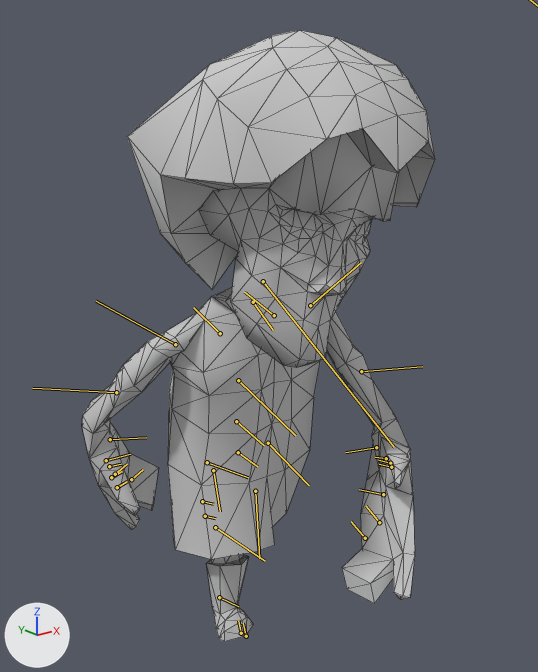
Renders of the FBX model Assets/ZombieRunner/Assets/Characters/human_professor_full.FBX from each side of a commit.
The view is the same before and after, from a camera (50 mm lens) standing at (-0.0394, -0.0555, 0.053) and looking at (0.0017, -0.0042, 0.0324). Every picture has the same lights, and +X, +Y and +Z are marked at lower left. Both versions are drawn at frame 19 of the action 'Take 001'; the numbers are the values there. The bones that bend it are drawn over the model as lines. Mesh edges are drawn as thin lines.
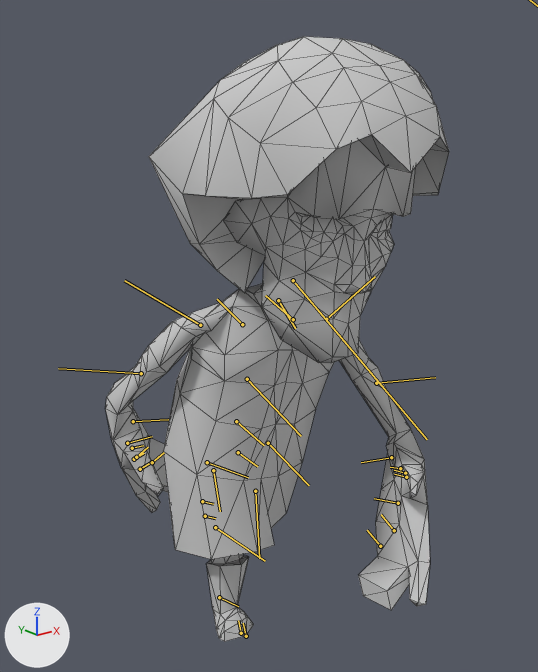
Changed parts and their boxes [x1, y1, x2, y2] in the pictures (538 x 672 px):
'Object05', posed: before [82, 30, 435, 642]; after [106, 37, 449, 642]
bone 'Bip001 L UpperArm', root to tip: before (310, 305) to (361, 262); after (326, 319) to (375, 276)
bone 'Bip001 R UpperArm', root to tip: before (175, 344) to (96, 301); after (200, 325) to (124, 280)
bone 'Bip001 Head', root to tip: before (263, 281) to (394, 447); after (293, 280) to (427, 439)

Edits to the bpy script that builds the scene:
```text
Change bone_bip001_spine:
    where bone_bip001_spine = bpy.data.objects['Bip001'].pose.bones['Bip001 Spine']  # child of 'Bip001 Pelvis'
    bone_bip001_spine.rotation_quaternion: (0.997, 0.009, -0.013, 0.072) -> (0.99, 0.018, -0.118, 0.071)  # degrees (1, -2, 8) -> degrees (1, -14, 8)
Change bone_bip001_l_upperarm:
    where bone_bip001_l_upperarm = bpy.data.objects['Bip001'].pose.bones['Bip001 L UpperArm']  # child of 'Bip001 L Clavicle'
    bone_bip001_l_upperarm.rotation_quaternion: (0.745, 0.333, 0.097, -0.57) -> (0.769, 0.372, 0.016, -0.519)  # degrees (27, 32, -67) -> degrees (38, 24, -60)
Change bone_bip001_r_upperarm:
    where bone_bip001_r_upperarm = bpy.data.objects['Bip001'].pose.bones['Bip001 R UpperArm']  # child of 'Bip001 R Clavicle'
    bone_bip001_r_upperarm.rotation_quaternion: (0.613, -0.577, -0.519, -0.151) -> (0.558, -0.563, -0.566, -0.226)  # degrees (-110, -54, 45) -> degrees (-127, -62, 56)
Change bone_bip001_head:
    where bone_bip001_head = bpy.data.objects['Bip001'].pose.bones['Bip001 Head']  # child of 'Bip001 Neck'
    bone_bip001_head.rotation_quaternion: (0.978, -0.089, -0.06, -0.18) -> (0.977, -0.031, 0.099, -0.187)  # degrees (-9, -9, -20) -> degrees (-6, 10, -22)
Change bone_bip001_l_thigh:
    where bone_bip001_l_thigh = bpy.data.objects['Bip001'].pose.bones['Bip001 L Thigh']  # child of 'Bip001 Spine'
    bone_bip001_l_thigh.location: (-0.3, 0.5, 0.1) -> (-1.2, 0.6, -0.5)
    bone_bip001_l_thigh.rotation_quaternion: (0.992, -0.038, 0.008, -0.116) -> (0.986, -0.044, 0.113, -0.111)  # degrees (-4, 0, -13) -> degrees (-7, 12, -14)
Change bone_bip001_r_thigh:
    where bone_bip001_r_thigh = bpy.data.objects['Bip001'].pose.bones['Bip001 R Thigh']  # child of 'Bip001 Spine'
    bone_bip001_r_thigh.location: (-0.2, 0.4, 0.1) -> (0.5, 0.4, -0.7)
    bone_bip001_r_thigh.rotation_quaternion: (0.991, -0.045, -0.032, 0.125) -> (0.989, -0.026, 0.072, 0.13)  # degrees (-6, -3, 15) -> degrees (-2, 9, 15)
```
